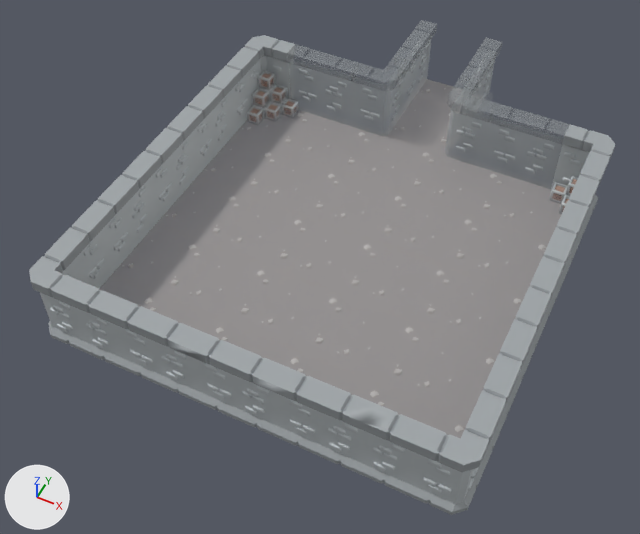
What one commit did to the FBX model Data/Model/Stage/Stage1_1.fbx.
Both versions are drawn from a 50 mm lens placed at (12.6, -27.5, 33.3), pointed at (-0.9, -0.6, -0.4). The axes (+X, +Y, +Z) are drawn at lower left. The lights are the same throughout. The older version comes first. Where no turn or scale is listed for an object, it has been applied to the vertices.

The first picture shows 'floor_dirt_large'.
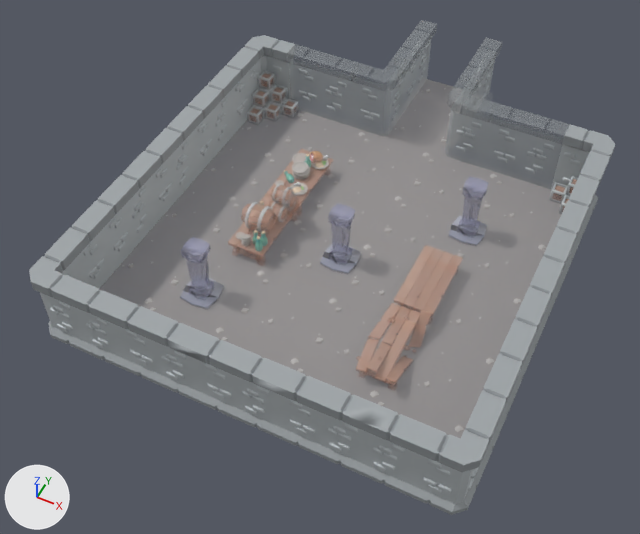
Edits to the bpy script that builds the scene:
```text
Add img_colormap_png:
    img_colormap_png = load_image('colormap.png', 'Textures/colormap.png', 512, 512, 'Non-Color')
Add mat_texture_020:
    mat_texture_020 = bpy.data.materials.new('texture.020')
    # uses the picture img_dungeon_texture_png
Add mat_texture_002:
    mat_texture_002 = bpy.data.materials.new('texture.002')
    # uses the picture img_dungeon_texture_png
Add mat_texture_004:
    mat_texture_004 = bpy.data.materials.new('texture.004')
    # uses the picture img_dungeon_texture_png
Add mat_texture_003:
    mat_texture_003 = bpy.data.materials.new('texture.003')
    # uses the picture img_dungeon_texture_png
Add mat_colormap_001:
    mat_colormap_001 = bpy.data.materials.new('colormap.001')
    # uses the picture img_colormap_png
Add mat_colormap:
    mat_colormap = bpy.data.materials.new('colormap')
    # uses the picture img_colormap_png
Add mat_colormap_002:
    mat_colormap_002 = bpy.data.materials.new('colormap.002')
    # uses the picture img_colormap_png
Add me_table_long_decorated_c:
    me_table_long_decorated_c.from_pydata(...)  # 3627 vertices, 4151 faces; spans x -5.22..5.71, y -6.41..5.72, z 0.0..2.77
    # faces by material slot: [2144, 1229, 476, 302]
    me_table_long_decorated_c.materials.append(mat_texture_003)
    me_table_long_decorated_c.materials.append(mat_texture_002)
    me_table_long_decorated_c.materials.append(mat_texture_004)
    me_table_long_decorated_c.materials.append(mat_texture_020)
Add me_scene_002:
    me_scene_002.from_pydata(...)  # 192 vertices, 264 faces; spans x -5.97..5.97, y -5.94..5.58, z 0.0..3.33
    # faces by material slot: [88, 88, 88]
    me_scene_002.materials.append(mat_colormap_002)
    me_scene_002.materials.append(mat_colormap)
    me_scene_002.materials.append(mat_colormap_001)
Add ob_table_long_decorated_c:
    ob_table_long_decorated_c = bpy.data.objects.new('table_long_decorated_C', me_table_long_decorated_c)
    ob_table_long_decorated_c.location = (0.0, 0.0, 0.0)
Add ob_template_floor_big_002:
    ob_template_floor_big_002 = bpy.data.objects.new('template-floor-big.002', me_scene_002)
    ob_template_floor_big_002.location = (0.0, 0.0, 0.0)
```

Where the change shows, as pixel boxes [x1, y1, x2, y2] in the pictures (640 x 534 px):
'table_long_decorated_C', added
    after: [235, 151, 329, 251]
    faces in mat_texture_003: [235, 184, 297, 251]
    faces in mat_texture_002: [275, 151, 329, 195]
'template-floor-big.002', added
    after: [187, 216, 487, 298]
    faces in mat_colormap_002: [187, 275, 224, 298]
    faces in mat_colormap: [325, 242, 361, 263]
    faces in mat_colormap_001: [452, 216, 487, 235]
